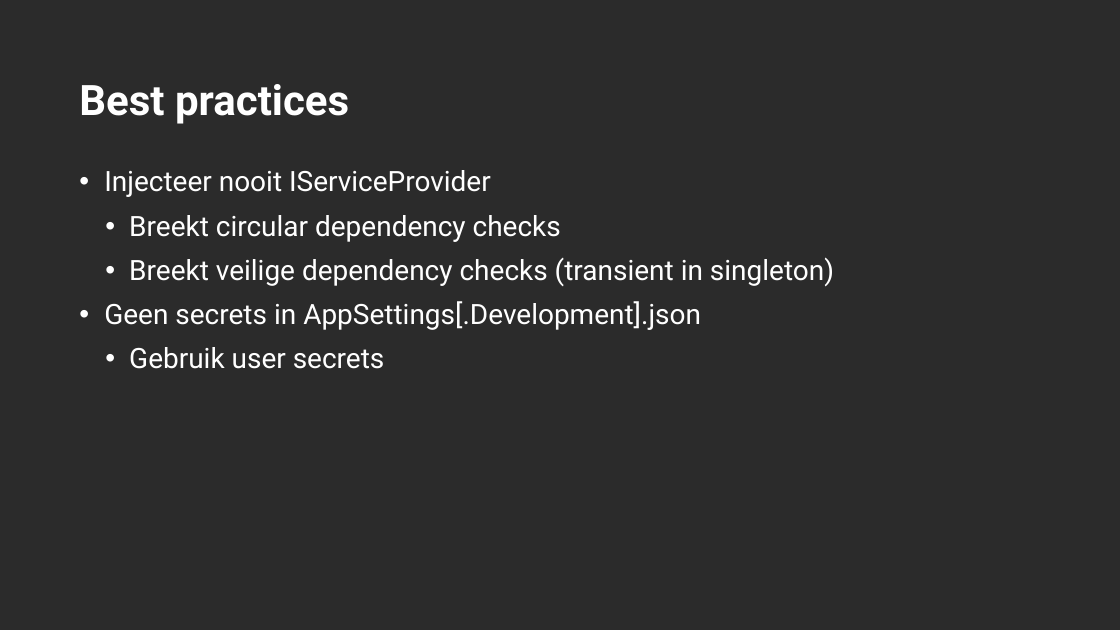
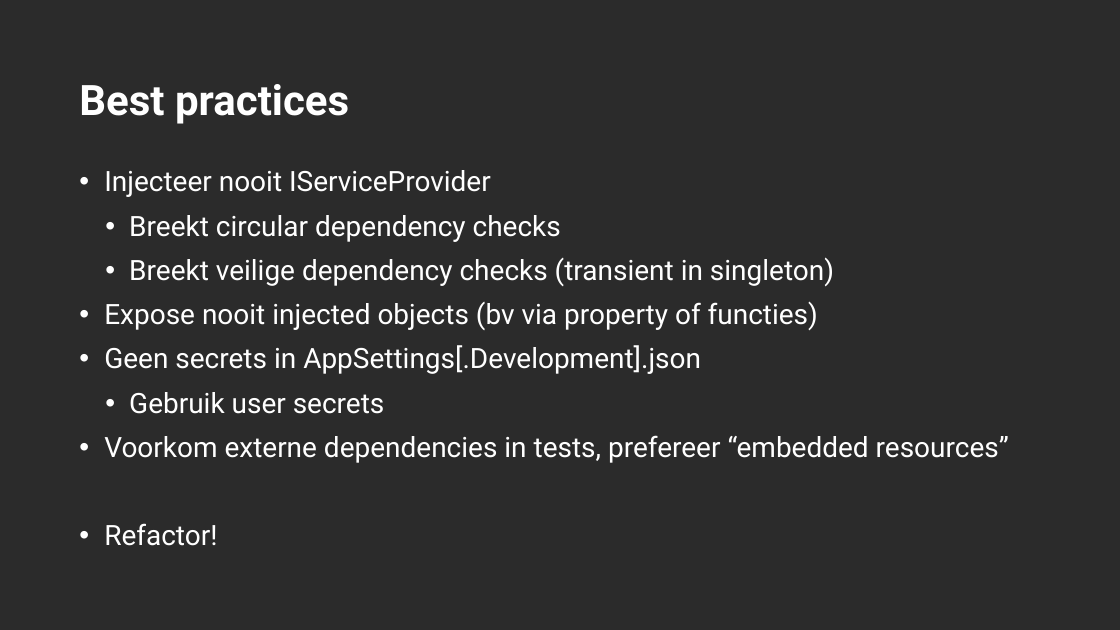
Before and after one commit to desdesdes/effectief-coredi, a slide deck: slide 24 of DI.pptx. Drawn at 1120x630 pixels with LibreOffice and Linux fonts; fonts in the diff are those of the drawing; background and template pictures are left out; a plain dark background stands for a picture behind light text. Boxes give left, top, right and bottom in pixels: in the first picture for what was removed or moved away, otherwise in the second. Text is boxed around its words. In the diff, an @@ line names an element or a change of style, - is before the commit and + after.

Commit message:
Improved presentation

```diff
--- a/DI.pptx
+++ b/DI.pptx
@@ text at bbox=[104, 301, 818, 330]: paragraph added @@
+• Expose nooit injected objects (bv via property of functies)
@@ text at bbox=[104, 435, 1009, 546]: paragraphs added @@
+• Voorkom externe dependencies in tests, prefereer “embedded resources”
+• Refactor!
```
Also in this commit, not shown: 1 other slide changed, 1 other file.
